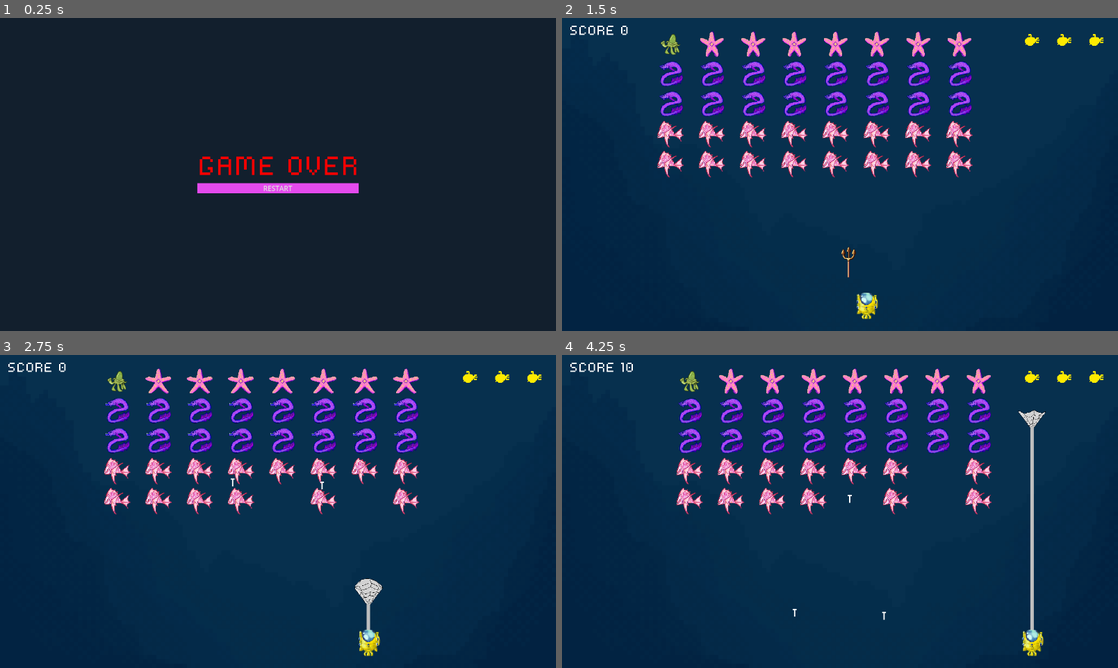
Above: before the commit, frames 1-4 (two rows, left to right).
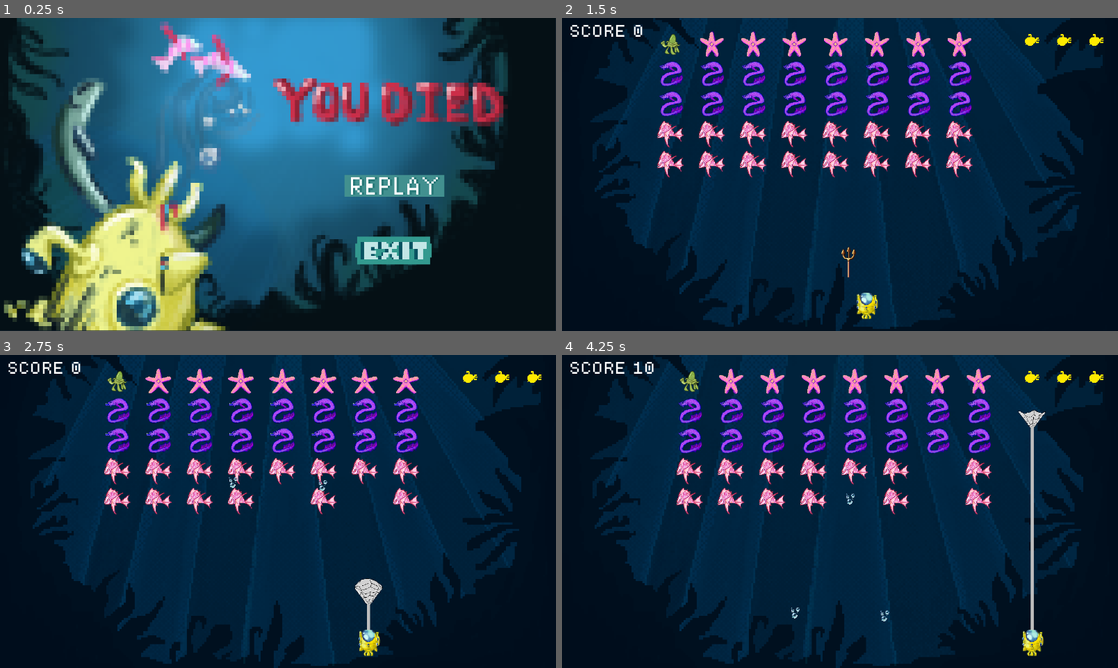
Above: after the commit, the same moments.

Repository: Vkpandiripally/Ocean_Invaders_623
Game: Godot game, scene res://Scenes/game_over.tscn
The game is run twice, just before and just after one commit, with the same random seed, the same clock (stepped at 60 frames per second) and the same inputs. This scene is started directly instead of the project's main scene.
Inputs (mouse positions are in pixels of both pictures, inside the frame that each line leads up to; where the layout moved, square brackets give the same spot in the first picture):
- Up to frame 1 (0.25 s): no input
- Up to frame 2 (1.5 s): click (956, 187) [840, 187] at 0.5 s; hold D (move_right) from 1.28 s (still down); tap Space (shoot) at 1.35 s
- Up to frame 3 (2.75 s): release D (move_right) at 2.03 s; hold A (move_left) from 2.03 s (still down); tap Ctrl (shoot_net) at 2.1 s
- Up to frame 4 (4.25 s): release A (move_left) at 2.78 s; hold D (move_right) from 2.78 s (still down); tap Space (shoot) at 2.85 s; tap Ctrl (shoot_net) at 3.6 s

The runs differ from the first frame. In frame 1, 68% of the frame differs, in the area x 0-92%, y 0-100%; in frame 2, 32%; in frame 3, 32%; in frame 4, 32%.

Commit message:
imported sounds, finished buttons, bug fixes

Diff:
--- a/Scenes/caught_net.tscn
+++ b/Scenes/caught_net.tscn
@@ -27,7 +27,7 @@
 texture_filter = 1
 rotation = -1.5708
 closed = true
-width = 8.0
+width = 7.0
 default_color = Color(0.74558, 0.74558, 0.74558, 1)
 texture = ExtResource("3_5nbkf")
 texture_mode = 1
--- a/Scenes/game_over.tscn
+++ b/Scenes/game_over.tscn
@@ -1,10 +1,11 @@
-[gd_scene load_steps=4 format=3 uid="uid://d4fstfgm7gd8q"]
+[gd_scene load_steps=7 format=3 uid="uid://d4fstfgm7gd8q"]
 
 [ext_resource type="Script" path="res://Scripts/game_over.gd" id="1_aml3k"]
-[ext_resource type="FontFile" uid="uid://ch103gi2tob72" path="res://Assets/font/andina.ttf" id="2_ckkn5"]
-
-[sub_resource type="StyleBoxFlat" id="StyleBoxFlat_q42ge"]
-bg_color = Color(0.892876, 0.288756, 0.927108, 1)
+[ext_resource type="Texture2D" uid="uid://cs15mycrjccio" path="res://Assets/UI/exit_button.png" id="3_4exhy"]
+[ext_resource type="Texture2D" uid="uid://dk2yn73k1e2tj" path="res://Assets/Backgrounds/game_over.png" id="3_5qx3d"]
+[ext_resource type="Texture2D" uid="uid://dkuiey1y6p73s" path="res://Assets/UI/exit_button_mousedown.png" id="4_ey8hg"]
+[ext_resource type="Texture2D" uid="uid://ci0ibb8hwqsmn" path="res://Assets/UI/replay_button.png" id="5_swqwp"]
+[ext_resource type="Texture2D" uid="uid://ltwrg0cnb7ob" path="res://Assets/UI/replay_button_mousedown.png" id="6_b38gn"]
 
 [node name="GameOver" type="CanvasLayer"]
 layer = 9
@@ -40,22 +41,46 @@
 visibility_layer = 256
 layout_mode = 2
 
-[node name="GameOverLabel" type="Label" parent="MarginContainer/GameOverContainer/GameOverBox"]
-unique_name_in_owner = true
-light_mask = 256
-visibility_layer = 256
+[node name="Sprite2D" type="Sprite2D" parent="."]
+z_index = -2
+texture_filter = 1
+position = Vector2(639, 359)
+texture = ExtResource("3_5qx3d")
+
+[node name="VBoxContainer" type="VBoxContainer" parent="."]
+texture_filter = 1
+anchors_preset = 6
+anchor_left = 1.0
+anchor_top = 0.5
+anchor_right = 1.0
+anchor_bottom = 0.5
+offset_left = -462.0
+offset_top = 75.0
+offset_right = -418.0
+offset_bottom = 125.0
+grow_horizontal = 0
+grow_vertical = 2
+scale = Vector2(4, 4)
+alignment = 1
+
+[node name="TextureButton" type="TextureButton" parent="VBoxContainer"]
 layout_mode = 2
-theme_override_colors/font_color = Color(0.976471, 0, 0, 1)
-theme_override_fonts/font = ExtResource("2_ckkn5")
-theme_override_font_sizes/font_size = 60
-text = "GAME OVER"
-horizontal_alignment = 1
-vertical_alignment = 1
+texture_normal = ExtResource("3_4exhy")
+texture_pressed = ExtResource("4_ey8hg")
 
-[node name="GameOverButton" type="Button" parent="MarginContainer/GameOverContainer/GameOverBox"]
-unique_name_in_owner = true
-light_mask = 256
-visibility_layer = 256
+[node name="VBoxContainer2" type="VBoxContainer" parent="."]
+texture_filter = 1
+offset_left = 793.0
+offset_top = 361.0
+offset_right = 839.0
+offset_bottom = 371.0
+scale = Vector2(5, 5)
+alignment = 1
+
+[node name="TextureButton" type="TextureButton" parent="VBoxContainer2"]
 layout_mode = 2
-theme_override_styles/normal = SubResource("StyleBoxFlat_q42ge")
-text = "RESTART"
+texture_normal = ExtResource("5_swqwp")
+texture_pressed = ExtResource("6_b38gn")
+
+[connection signal="pressed" from="VBoxContainer/TextureButton" to="." method="exit"]
+[connection signal="pressed" from="VBoxContainer2/TextureButton" to="." method="on_restart_button_pressed"]
--- a/Scenes/invader.tscn
+++ b/Scenes/invader.tscn
@@ -12,22 +12,6 @@
 
 [sub_resource type="CircleShape2D" id="CircleShape2D_it4md"]
 radius = 6.00521
-
-[sub_resource type="Animation" id="Animation_dmbio"]
-length = 0.001
-loop_mode = 1
-tracks/0/type = "value"
-tracks/0/imported = false
-tracks/0/enabled = true
-tracks/0/path = NodePath("Sprite2D:texture")
-tracks/0/interp = 1
-tracks/0/loop_wrap = true
-tracks/0/keys = {
-"times": PackedFloat32Array(0),
-"transitions": PackedFloat32Array(1),
-"update": 1,
-"values": [ExtResource("1_3dy66")]
-}
 
 [sub_resource type="Animation" id="Animation_7rdw5"]
 resource_name = "move_1"
@@ -75,6 +59,22 @@
 "transitions": PackedFloat32Array(1, 1),
 "update": 1,
 "values": [ExtResource("10_814gu"), ExtResource("11_tixj8")]
+}
+
+[sub_resource type="Animation" id="Animation_dmbio"]
+length = 0.001
+loop_mode = 1
+tracks/0/type = "value"
+tracks/0/imported = false
+tracks/0/enabled = true
+tracks/0/path = NodePath("Sprite2D:texture")
+tracks/0/interp = 1
+tracks/0/loop_wrap = true
+tracks/0/keys = {
+"times": PackedFloat32Array(0),
+"transitions": PackedFloat32Array(1),
+"update": 1,
+"values": [ExtResource("1_3dy66")]
 }
 
 [sub_resource type="Animation" id="Animation_g25gf"]
--- a/Scenes/invader_shot.tscn
+++ b/Scenes/invader_shot.tscn
@@ -1,10 +1,10 @@
 [gd_scene load_steps=4 format=3 uid="uid://cvl86n2jlr5jh"]
 
 [ext_resource type="Script" path="res://Scripts/invader_shot.gd" id="1_rep01"]
-[ext_resource type="Texture2D" uid="uid://dqyn6gkxj6slf" path="res://Assets/Weapons/Rocket.png" id="2_nfd0f"]
+[ext_resource type="Texture2D" uid="uid://bt3pyu4hxqp35" path="res://Assets/Weapons/bubbles.png" id="2_guuqh"]
 
 [sub_resource type="RectangleShape2D" id="RectangleShape2D_vvuxs"]
-size = Vector2(9, 18)
+size = Vector2(19, 24)
 
 [node name="InvaderShot" type="Area2D"]
 collision_layer = 8
@@ -12,10 +12,11 @@
 
 [node name="Sprite2D" type="Sprite2D" parent="."]
 texture_filter = 1
-scale = Vector2(3, 3)
-texture = ExtResource("2_nfd0f")
+scale = Vector2(0.25, 0.25)
+texture = ExtResource("2_guuqh")
 
 [node name="CollisionShape2D" type="CollisionShape2D" parent="."]
+position = Vector2(1.5, 0)
 shape = SubResource("RectangleShape2D_vvuxs")
 
 [node name="VisibleOnScreenNotifier2D" type="VisibleOnScreenNotifier2D" parent="."]
--- a/Scenes/life_manager.gd
+++ b/Scenes/life_manager.gd
@@ -20,5 +20,5 @@
 		player.animation_player.play("2_lives")
 	elif lives ==1:
 		player.animation_player.play("1_life")
-	elif lives == 0:
-		player.animation_player.play("dead")
+	#elif lives == 0:
+		#player.animation_player.play("dead")
--- a/Scenes/lore.tscn
+++ b/Scenes/lore.tscn
@@ -1,7 +1,9 @@
-[gd_scene load_steps=3 format=3 uid="uid://d0e0y3kwemoe"]
+[gd_scene load_steps=5 format=3 uid="uid://d0e0y3kwemoe"]
 
 [ext_resource type="Texture2D" uid="uid://cdveonkhnyd8m" path="res://Assets/Backgrounds/storyyradarTEXT.png" id="1_cdgjp"]
 [ext_resource type="Script" path="res://Scripts/lore.gd" id="1_pfyl4"]
+[ext_resource type="Texture2D" uid="uid://ou0d3n7nvko" path="res://Assets/UI/pixel_arrow_sprite.png" id="3_5n1f0"]
+[ext_resource type="Texture2D" uid="uid://cveuu6pvsqkib" path="res://Assets/UI/pixel_arrow_sprite_mousedown.png" id="4_hvsn3"]
 
 [node name="Lore" type="CanvasLayer"]
 script = ExtResource("1_pfyl4")
@@ -10,11 +12,24 @@
 position = Vector2(640, 360)
 texture = ExtResource("1_cdgjp")
 
-[node name="Button" type="Button" parent="."]
-offset_left = 1200.0
-offset_top = 672.0
-offset_right = 1256.0
-offset_bottom = 703.0
-text = "Dive!"
+[node name="VBoxContainer" type="VBoxContainer" parent="."]
+anchors_preset = 3
+anchor_left = 1.0
+anchor_top = 1.0
+anchor_right = 1.0
+anchor_bottom = 1.0
+offset_left = -95.0
+offset_top = -63.0
+offset_right = -57.0
+offset_bottom = -40.0
+grow_horizontal = 0
+grow_vertical = 0
+scale = Vector2(2, 2)
 
-[connection signal="pressed" from="Button" to="." method="load_game"]
+[node name="TextureButton" type="TextureButton" parent="VBoxContainer"]
+texture_filter = 1
+layout_mode = 2
+texture_normal = ExtResource("3_5n1f0")
+texture_pressed = ExtResource("4_hvsn3")
+
+[connection signal="pressed" from="VBoxContainer/TextureButton" to="." method="load_game"]
--- a/Scenes/main.tscn
+++ b/Scenes/main.tscn
@@ -6,7 +6,7 @@
 [ext_resource type="Script" path="res://Scenes/life_manager.gd" id="4_jgys5"]
 [ext_resource type="PackedScene" uid="uid://jraisv2tpnhg" path="res://Scenes/ui.tscn" id="6_0cjiu"]
 [ext_resource type="Script" path="res://Scripts/points_counter.gd" id="6_w0ee5"]
-[ext_resource type="Texture2D" uid="uid://dwjkdb7ddkr6o" path="res://Assets/Backgrounds/bg1.png" id="7_5jj74"]
+[ext_resource type="Texture2D" uid="uid://62v8gmm0qrae" path="res://Assets/Backgrounds/background_final.png" id="7_rg7mr"]
 
 [sub_resource type="RectangleShape2D" id="RectangleShape2D_s003n"]
 size = Vector2(22, 716)
@@ -66,8 +66,9 @@
 [node name="UI" parent="." instance=ExtResource("6_0cjiu")]
 
 [node name="Sprite2D" type="Sprite2D" parent="."]
-z_index = -15
-texture = ExtResource("7_5jj74")
+z_index = -2
+texture_filter = 1
+texture = ExtResource("7_rg7mr")
 
 [connection signal="area_entered" from="Walls/LeftWall" to="InvaderSpawner" method="_on_left_wall_area_entered"]
 [connection signal="area_entered" from="Walls/RightWall" to="InvaderSpawner" method="_on_right_wall_area_entered"]
--- a/Scenes/net.tscn
+++ b/Scenes/net.tscn
@@ -26,7 +26,7 @@
 texture_filter = 1
 rotation = -1.5708
 closed = true
-width = 8.0
+width = 7.0
 default_color = Color(0.74558, 0.74558, 0.74558, 1)
 texture = ExtResource("3_qusy1")
 texture_mode = 1
--- a/Scenes/player.tscn
+++ b/Scenes/player.tscn
@@ -1,14 +1,10 @@
-[gd_scene load_steps=19 format=3 uid="uid://fupd1v1pxa3a"]
+[gd_scene load_steps=13 format=3 uid="uid://fupd1v1pxa3a"]
 
 [ext_resource type="Script" path="res://Scripts/player.gd" id="1_gt454"]
 [ext_resource type="Texture2D" uid="uid://3srt88pwb7dt" path="res://Assets/Player/pixel_yellow_submarine_sprite.png" id="2_8vyde"]
-[ext_resource type="Texture2D" uid="uid://dt0af4o7yh41a" path="res://Assets/Player/Player.png" id="2_11s6y"]
 [ext_resource type="Script" path="res://Scripts/shot_origin.gd" id="3_2uoqw"]
 [ext_resource type="PackedScene" uid="uid://wyy01l5ykmu2" path="res://Scenes/laser.tscn" id="4_mdyvr"]
 [ext_resource type="PackedScene" uid="uid://bdgap12mrcbmo" path="res://Scenes/net.tscn" id="5_dm8jl"]
-[ext_resource type="Texture2D" uid="uid://bi2vdab3slwgf" path="res://Assets/Player/Player-explosion1.png" id="5_svn4r"]
-[ext_resource type="Texture2D" uid="uid://b4mk25ro2nqtu" path="res://Assets/Player/Player-explosion2.png" id="6_2m5vu"]
-[ext_resource type="Texture2D" uid="uid://dsg2krqtkgnca" path="res://Assets/Player/Player-explosion3.png" id="7_4ifek"]
 [ext_resource type="Texture2D" uid="uid://cuyc3su8wvmlp" path="res://Assets/Player/pixel_red_submarine_sprite.png" id="7_ajpip"]
 [ext_resource type="Texture2D" uid="uid://b2mv808mxn8cj" path="res://Assets/Player/pixel_orange_submarine_sprite.png" id="9_uirmi"]
 
@@ -62,45 +58,11 @@
 "values": [ExtResource("2_8vyde")]
 }
 
-[sub_resource type="Animation" id="Animation_5cy4w"]
-resource_name = "dead"
-length = 2.25
-tracks/0/type = "value"
-tracks/0/imported = false
-tracks/0/enabled = true
-tracks/0/path = NodePath("Sprite2D:texture")
-tracks/0/interp = 1
-tracks/0/loop_wrap = true
-tracks/0/keys = {
-"times": PackedFloat32Array(0, 0.25),
-"transitions": PackedFloat32Array(1, 1),
-"update": 1,
-"values": [ExtResource("2_11s6y"), ExtResource("7_4ifek")]
-}
-
-[sub_resource type="Animation" id="Animation_gqwrm"]
-resource_name = "player_destroy"
-length = 2.25
-tracks/0/type = "value"
-tracks/0/imported = false
-tracks/0/enabled = true
-tracks/0/path = NodePath("Sprite2D:texture")
-tracks/0/interp = 1
-tracks/0/loop_wrap = true
-tracks/0/keys = {
-"times": PackedFloat32Array(0, 0.25, 0.5, 0.75, 1, 1.25, 1.5, 1.75, 2),
-"transitions": PackedFloat32Array(1, 1, 1, 1, 1, 1, 1, 1, 1),
-"update": 1,
-"values": [ExtResource("5_svn4r"), ExtResource("6_2m5vu"), ExtResource("7_4ifek"), ExtResource("5_svn4r"), ExtResource("6_2m5vu"), ExtResource("7_4ifek"), ExtResource("5_svn4r"), ExtResource("6_2m5vu"), ExtResource("7_4ifek")]
-}
-
 [sub_resource type="AnimationLibrary" id="AnimationLibrary_yeknq"]
 _data = {
 "1_life": SubResource("Animation_6cr07"),
 "2_lives": SubResource("Animation_7cjrk"),
-"RESET": SubResource("Animation_6c2ys"),
-"dead": SubResource("Animation_5cy4w"),
-"player_destroy": SubResource("Animation_gqwrm")
+"RESET": SubResource("Animation_6c2ys")
 }
 
 [node name="Player" type="Area2D"]
--- a/Scenes/start_screen.tscn
+++ b/Scenes/start_screen.tscn
@@ -1,9 +1,12 @@
-[gd_scene load_steps=5 format=3 uid="uid://b4d3m1mqpvadr"]
+[gd_scene load_steps=8 format=3 uid="uid://b4d3m1mqpvadr"]
 
 [ext_resource type="Script" path="res://Scripts/start_screen.gd" id="1_101l1"]
 [ext_resource type="Texture2D" uid="uid://i7mbj3hatiov" path="res://Assets/Invaders/test_invaders.png" id="3_3rpif"]
-[ext_resource type="Texture2D" uid="uid://c6psurbpd2k2r" path="res://Assets/UI/start_button.png" id="4_4o0dg"]
+[ext_resource type="Texture2D" uid="uid://bm2rsigmebppq" path="res://Assets/UI/start_button_cropped.png" id="4_k0pb6"]
+[ext_resource type="Texture2D" uid="uid://dcqrwxdhs6luh" path="res://Assets/UI/start_button_mousedown.png" id="5_cutka"]
 [ext_resource type="Texture2D" uid="uid://ccctkpd7hgypn" path="res://Assets/Backgrounds/updatedstartscreen.png" id="6_7gg7e"]
+[ext_resource type="Texture2D" uid="uid://cs15mycrjccio" path="res://Assets/UI/exit_button.png" id="6_vthvi"]
+[ext_resource type="Texture2D" uid="uid://dkuiey1y6p73s" path="res://Assets/UI/exit_button_mousedown.png" id="7_84g3i"]
 
 [node name="start_screen" type="CanvasLayer"]
 script = ExtResource("1_101l1")
@@ -21,13 +24,47 @@
 texture = ExtResource("6_7gg7e")
 metadata/_edit_lock_ = true
 
-[node name="Button" type="Button" parent="."]
-offset_left = 520.0
-offset_top = 280.0
-offset_right = 628.0
-offset_bottom = 388.0
-scale = Vector2(2.74517, 2.56314)
-icon = ExtResource("4_4o0dg")
-flat = true
+[node name="VBoxContainer" type="VBoxContainer" parent="."]
+anchors_preset = 8
+anchor_left = 0.5
+anchor_top = 0.5
+anchor_right = 0.5
+anchor_bottom = 0.5
+offset_left = -106.0
+offset_top = -24.0
+offset_right = -37.0
+offset_bottom = 25.0
+grow_horizontal = 2
+grow_vertical = 2
+scale = Vector2(4, 4)
+alignment = 1
 
-[connection signal="pressed" from="Button" to="." method="load_lore"]
+[node name="TextureButton" type="TextureButton" parent="VBoxContainer"]
+texture_filter = 1
+layout_mode = 2
+texture_normal = ExtResource("4_k0pb6")
+texture_pressed = ExtResource("5_cutka")
+
+[node name="VBoxContainer2" type="VBoxContainer" parent="."]
+anchors_preset = 8
+anchor_left = 0.5
+anchor_top = 0.5
+anchor_right = 0.5
+anchor_bottom = 0.5
+offset_left = -59.0
+offset_top = 146.0
+offset_right = -15.0
+offset_bottom = 179.0
+grow_horizontal = 2
+grow_vertical = 2
+scale = Vector2(4, 4)
+alignment = 1
+
+[node name="TextureButton" type="TextureButton" parent="VBoxContainer2"]
+texture_filter = 1
+layout_mode = 2
+texture_normal = ExtResource("6_vthvi")
+texture_pressed = ExtResource("7_84g3i")
+
+[connection signal="pressed" from="VBoxContainer/TextureButton" to="." method="load_lore"]
+[connection signal="pressed" from="VBoxContainer2/TextureButton" to="." method="exit"]
--- a/Scenes/ui.tscn
+++ b/Scenes/ui.tscn
@@ -1,7 +1,7 @@
 [gd_scene load_steps=3 format=3 uid="uid://jraisv2tpnhg"]
 
 [ext_resource type="Script" path="res://Scripts/ui.gd" id="1_foqhd"]
-[ext_resource type="FontFile" uid="uid://ch103gi2tob72" path="res://Assets/font/andina.ttf" id="2_5bfbe"]
+[ext_resource type="FontFile" uid="uid://c5qqg1n7ihlt4" path="res://Assets/font/dogicapixel.ttf" id="2_tiod0"]
 
 [node name="UI" type="CanvasLayer"]
 script = ExtResource("1_foqhd")
@@ -21,7 +21,7 @@
 layout_mode = 2
 size_flags_horizontal = 0
 size_flags_vertical = 0
-theme_override_fonts/font = ExtResource("2_5bfbe")
+theme_override_fonts/font = ExtResource("2_tiod0")
 theme_override_font_sizes/font_size = 30
 text = "SCORE: 0"
 horizontal_alignment = 1
--- a/Scripts/caught_line_2d.gd
+++ b/Scripts/caught_line_2d.gd
@@ -5,7 +5,7 @@
 	pass
 
 # Called every frame. 'delta' is the elapsed time since the previous frame.
-func _process(delta: float) -> void:
+func _process(_delta: float) -> void:
 	var root_node = get_parent().get_parent()
 	var pos1 = Vector2(root_node.get_node("Player").global_position.x, 302) - self.global_position
 	var pos2 = Vector2(0, 30)
--- a/Scripts/caught_net.gd
+++ b/Scripts/caught_net.gd
@@ -7,6 +7,5 @@
 func _process(delta):
 	var root_node = get_parent()
 	var pos = root_node.get_node("Player").position
-	var pos2 = Vector2(0, 30)
 	look_at(pos)
 	position += transform.x * speed * delta
--- a/Scripts/friendly.gd
+++ b/Scripts/friendly.gd
@@ -16,7 +16,7 @@
 	sprite_2d.texture = config.sprite
 
 # Called every frame. 'delta' is the elapsed time since the previous frame.
-func _process(delta: float) -> void:
+func _process(_delta: float) -> void:
 	pass
 
 func _on_area_entered(area: Area2D) -> void:
--- a/Scripts/game_over.gd
+++ b/Scripts/game_over.gd
@@ -1,20 +1,12 @@
 extends CanvasLayer
 
 @onready var game_over_container: CenterContainer = $MarginContainer/GameOverContainer
-@onready var game_over_label: Label = %GameOverLabel
-@onready var game_over_button: Button = %GameOverButton
-
-# Called when the node enters the scene tree for the first time.
-func _ready() -> void:
-	game_over_button.pressed.connect(on_restart_button_pressed)
-
-
-# Called every frame. 'delta' is the elapsed time since the previous frame.
-func _process(delta: float) -> void:
-	pass
 
 func on_game_lost():
 	game_over_container.visible = true
 
 func on_restart_button_pressed():
 	get_tree().change_scene_to_file("res://Scenes/main.tscn")
+
+func exit():
+	get_tree().quit()
--- a/Scripts/invader_spawner.gd
+++ b/Scripts/invader_spawner.gd
@@ -4,7 +4,6 @@
 
 signal invader_destroyed(points: int)
 signal friendly_destroyed(is_net: bool)
-signal game_won
 signal game_lost
 
 # Normal game config: ROWS=5, COLS=8
@@ -93,7 +92,7 @@
 	invader.config = invader_config
 	invader.global_position = spawn_position
 	invader.invader_destroyed.connect(on_invader_destroyed)
-	add_child(invader)
+	call_deferred("add_child", invader)
 
 func move_invaders():
 	position.x += (INVADERS_POSITION_X_INCREMENT * movement_direction)
@@ -103,14 +102,14 @@
 	friendly.config = friendly_config
 	friendly.global_position = spawn_position
 	friendly.friendly_destroyed.connect(on_friendly_destroyed)
-	add_child(friendly)
+	call_deferred("add_child", friendly)
 
-func _on_left_wall_area_entered(area: Area2D) -> void:
+func _on_left_wall_area_entered(_area: Area2D) -> void:
 	if (movement_direction == -1):
 		position.y += INVADERS_POSITION_Y_INCREMENT
 		movement_direction *= -1
 
-func _on_right_wall_area_entered(area: Area2D) -> void:
+func _on_right_wall_area_entered(_area: Area2D) -> void:
 	if (movement_direction == 1):
 		position.y += INVADERS_POSITION_Y_INCREMENT
 		movement_direction *= -1
@@ -124,7 +123,6 @@
 		get_tree().root.add_child(invader_shot)
 
 func on_invader_destroyed(points: int):
-	print("Total invaders: ", invader_total_count)
 	invader_destroyed.emit(points)
 	invader_destroyed_count += 1
 	print("Invader destroyed. Count: ", invader_destroyed_count)
@@ -135,20 +133,16 @@
 func on_friendly_destroyed(is_net: bool):
 	friendly_destroyed.emit(is_net)
 	var life_manager = get_node("../LifeManager") as LifeManager
-	var player = get_node("../Player") as Player
 	if !is_net:
 		if life_manager:
 			life_manager.on_player_destroyed()
 		else:
 			print("Life manager not called")
 	invader_destroyed_count += 1
-	print(invader_destroyed_count)
 	if invader_destroyed_count == invader_total_count && life_manager.lives > 0:
 		start_new_wave()
 
 func start_new_wave():
-	var life_manager = get_node("../LifeManager") as LifeManager
-
 	INVADERS_POSITION_X_INCREMENT += 2
 
 	print("current speed is: " + str(INVADERS_POSITION_X_INCREMENT))
@@ -162,7 +156,7 @@
 
 	spawn_wave()
 
-func _on_bottom_wall_area_entered(area):
+func _on_bottom_wall_area_entered(_area):
 	game_lost.emit()
 	movement_timer.stop()
 	movement_direction = 0
@@ -191,8 +185,7 @@
 	var player = get_node("../Player")
 	if player:
 		player.set_process(false)  # Disable player script execution
-	# Delay before transitioning (optional, for effect)
-	await get_tree().create_timer(1.0).timeout
+
 	# Change scene to the game over screen
 	get_tree().change_scene_to_file("res://Scenes/game_over.tscn")
 	on_game_lost()
--- a/Scripts/line_2d.gd
+++ b/Scripts/line_2d.gd
@@ -5,7 +5,7 @@
 	pass
 
 # Called every frame. 'delta' is the elapsed time since the previous frame.
-func _process(delta: float) -> void:
+func _process(_delta: float) -> void:
 	var root_node = get_parent().get_parent()
 	var pos1 = Vector2(root_node.get_node("Player").global_position.x, 302) - self.global_position
 	var temp = pos1[0]
--- a/Scripts/player.gd
+++ b/Scripts/player.gd
@@ -43,12 +43,6 @@
 		return
 	position.x += delta_movement
 
-func _on_animation_player_animation_finished(anim_name):
-	if anim_name == "destroy":
-		await get_tree().create_timer(1).timeout
-		player_destroyed.emit()
-		queue_free()
-
 func _on_area_entered(area: Area2D) -> void:
 	if area is CaughtNet:
 		area.queue_free()
--- a/Scripts/points_counter.gd
+++ b/Scripts/points_counter.gd
@@ -3,7 +3,6 @@
 class_name PointsCounter
 
 signal on_points_increased(points: int)
-signal friendly_destroyed
 
 var points = 0
 
--- a/Scripts/shot_origin.gd
+++ b/Scripts/shot_origin.gd
@@ -10,7 +10,7 @@
 
 signal player_frozen
 
-func _input(event):
+func _input(_event):
 	if Input.is_action_just_pressed("shoot") && can_player_shoot:
 		can_player_shoot = false
 		var laser = laser_scene.instantiate() as Laser
--- a/Scripts/start_screen.gd
+++ b/Scripts/start_screen.gd
@@ -2,3 +2,6 @@
 
 func load_lore():
 	get_tree().change_scene_to_file("res://Scenes/lore.tscn")
+
+func exit():
+	get_tree().quit()
Binary file added: Assets/Backgrounds/background_final.png
Not shown, added: Assets/Backgrounds/background_final.png.import
Binary file added: Assets/Backgrounds/game_over.png
Not shown, added: Assets/Backgrounds/game_over.png.import
Not shown, added: Assets/Sounds/Enemy Hit (With Harpoon).wav.import
Not shown, added: Assets/Sounds/Enemy Hit (With Net).wav.import
Not shown, added: Assets/Sounds/Enemy Shooting at player (Bubble).wav.import
Not shown, added: Assets/Sounds/Game Over.wav.import
Not shown, added: Assets/Sounds/HIGH SCORE (Score Increase).wav.import
Not shown, added: Assets/Sounds/Low Health Jingle.wav.import
Not shown, added: Assets/Sounds/Menu Boop (Select).wav.import
Not shown, added: Assets/Sounds/RADAR (Multiple).wav.import
(and 43 more such lines)
